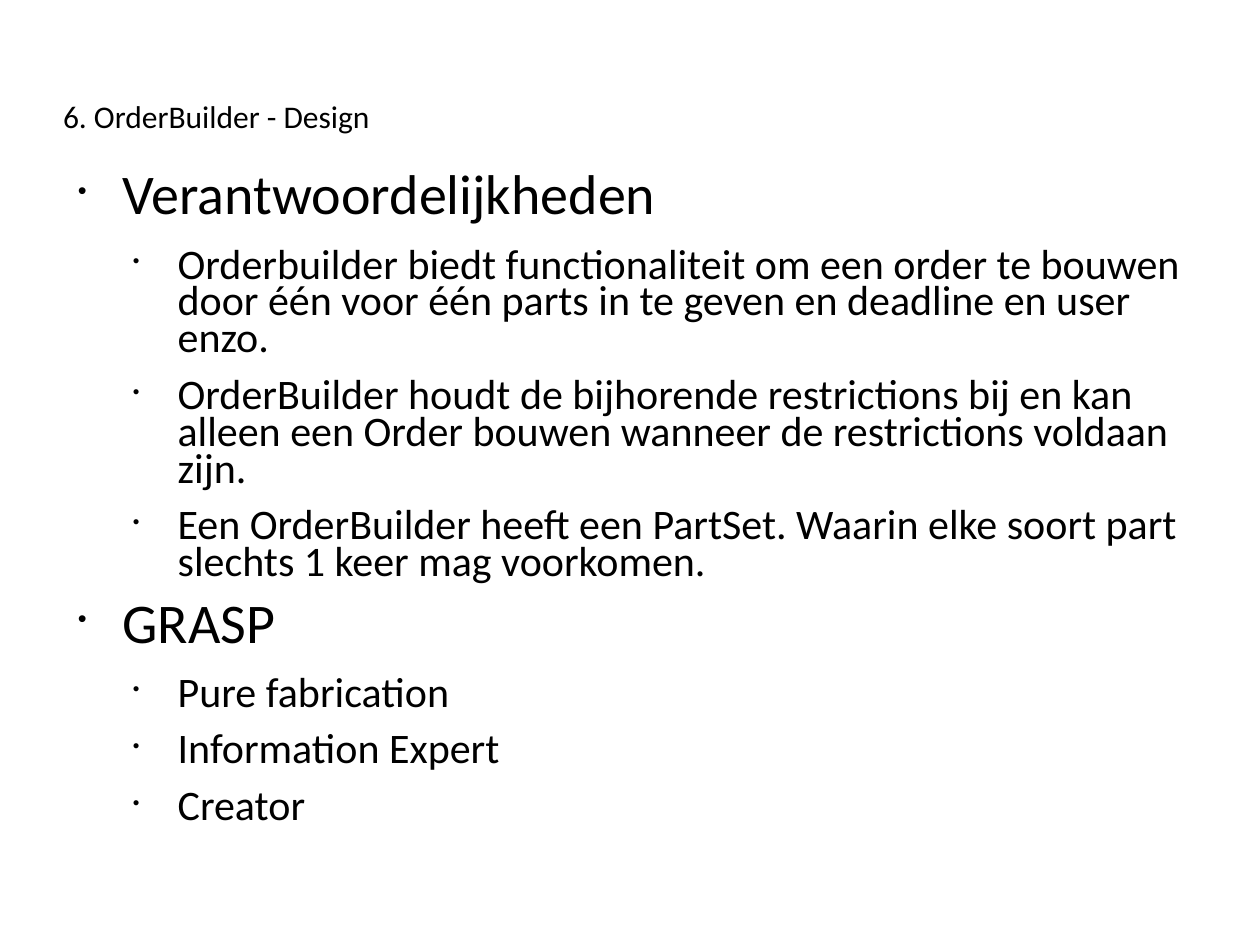
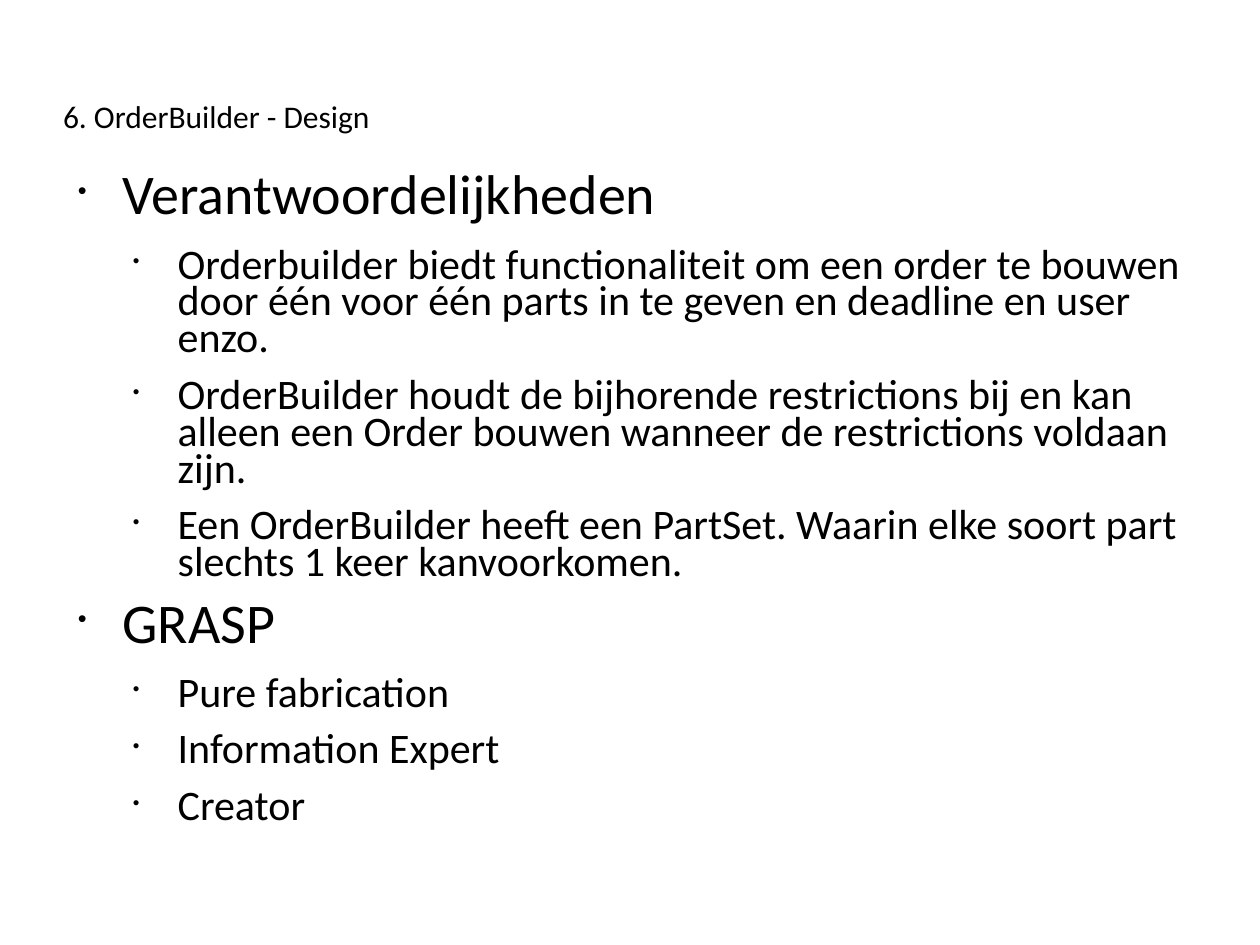
Before and after one commit to Novarg1/SWOP21, a slide deck: slide 15 of presentatie/Presentatie_Iteratie3_aanpassingenWonne21h59.ppt. Drawn at 1260x945 pixels with LibreOffice and Linux fonts; fonts in the diff are those of the drawing. Boxes give left, top, right and bottom in pixels: in the first picture for what was removed or moved away, otherwise in the second. Text is boxed around its words. In the diff, an @@ line names an element or a change of style, - is before the commit and + after.

```diff
--- a/presentatie/Presentatie_Iteratie3_aanpassingenWonne21h59.ppt
+++ b/presentatie/Presentatie_Iteratie3_aanpassingenWonne21h59.ppt
@@ text at (178,509,1177,577): text changed @@
-  • Een OrderBuilder heeft een PartSet. Waarin elke soort part slechts 1 keer mag voorkomen.
+  • Een OrderBuilder heeft een PartSet. Waarin elke soort part slechts 1 keer kanvoorkomen.
```
Also in this commit, not shown: 8 other slides changed, 3 other files.
